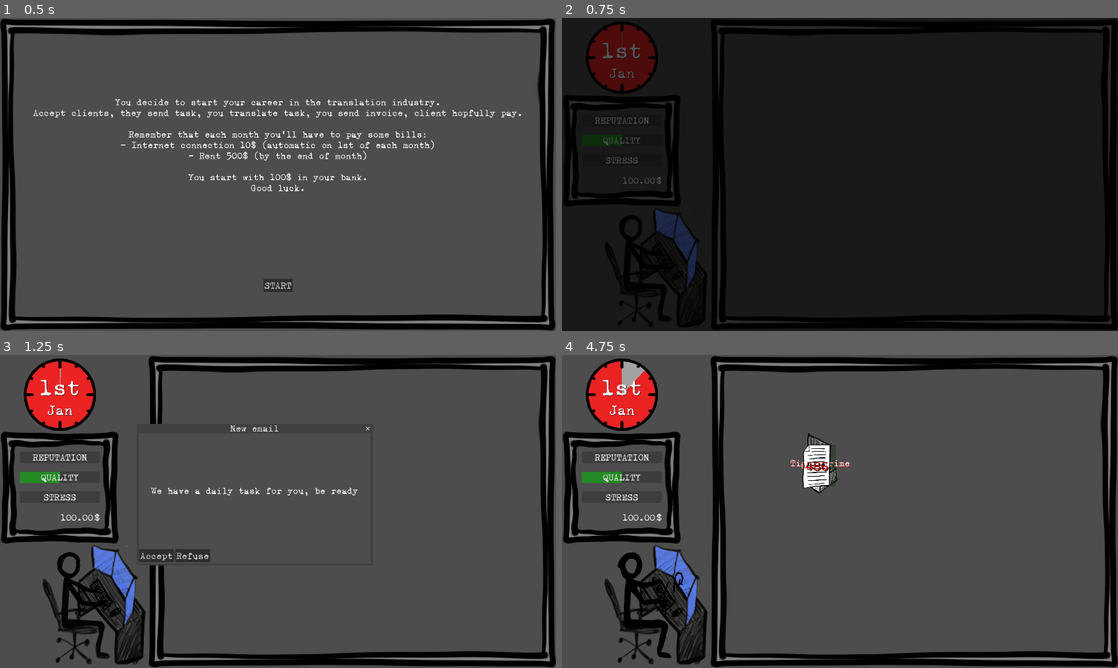
Above: before the commit, frames 1-4 (two rows, left to right).
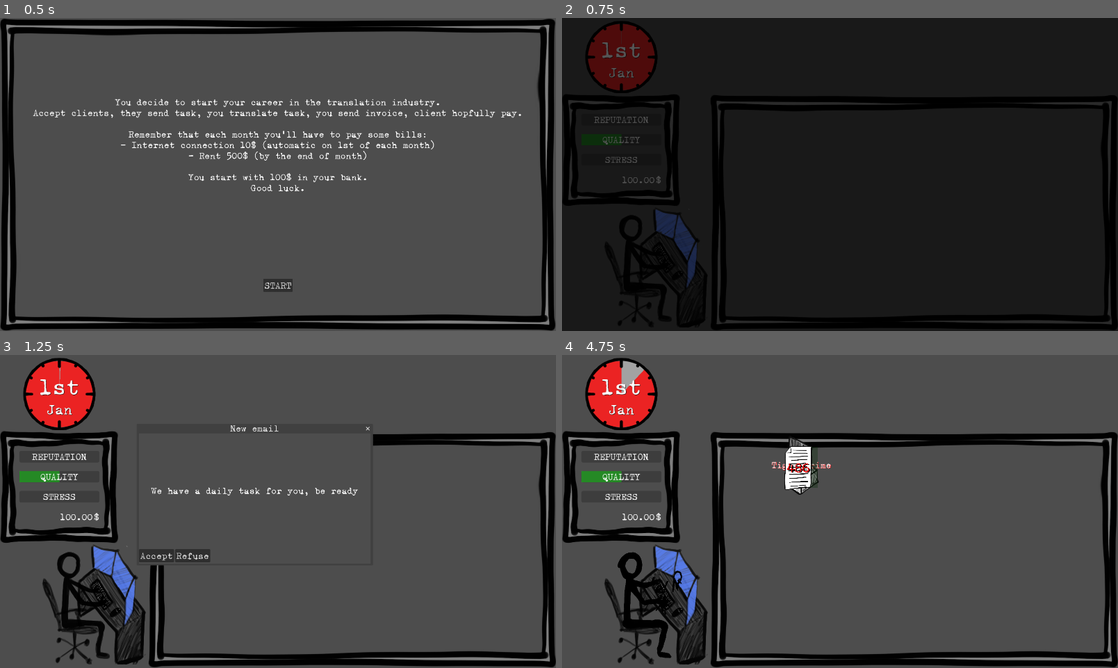
Above: after the commit, the same moments.

Repository: ildede/game-off-2025
Game: Godot game, scene res://scenes/ui/start_screen/start.tscn
The game is run twice, just before and just after one commit, with the same random seed, the same clock (stepped at 60 frames per second) and the same inputs.
Inputs (mouse positions are in pixels of both pictures, inside the frame that each line leads up to; where the layout moved, square brackets give the same spot in the first picture):
- Up to frame 1 (0.5 s): no input
- Up to frame 2 (0.75 s): click "START" at 0.5 s
- Up to frame 3 (1.25 s): no input
- Up to frame 4 (4.75 s): click "Accept" at 1.25 s; click (801, 464) [817, 461] at 2 s; click (801, 464) [817, 461] at 2.75 s; click (801, 464) [817, 461] at 3.5 s; move the mouse to (962, 495) at 4.27 s; click (962, 495) at 4.42 s

Frame 1 is identical in both runs. In frame 2, 5.6% of the frame differs, in the area x 1-100%, y 0-89%; in frame 3, 7.0%; in frame 4, 10%, in the area x 0-100%, y 0-94%.

Commit message:
feat: use world pane screen size to place clients on screen

Diff:
--- a/scenes/ui/main_screen/main.gd
+++ b/scenes/ui/main_screen/main.gd
@@ -95,8 +95,10 @@
 func add_new_client_to_scene(client_info: Models.ClientObject) -> ClientScene:
 	print("[MAIN] add_new_client_to_scene")
 	var client: ClientScene = client_scene.instantiate()
-
-	var client_position = Vector2(randi_range(700, screen[0]-110), randi_range(140, screen[1]-160))
+	var client_position = Vector2(
+		randi_range($WorldPanel.position[0], $WorldPanel.position[0]+$WorldPanel.size[0]),
+		randi_range($WorldPanel.position[1], $WorldPanel.position[1]+$WorldPanel.size[1])
+	)
 	var translator_position = $Translator.global_position
 	client.initialize(client_position, translator_position, client_info)
 	add_child(client)
--- a/scenes/ui/main_screen/main.tscn
+++ b/scenes/ui/main_screen/main.tscn
@@ -10,10 +10,14 @@
 script = ExtResource("1_ig7tw")
 
 [node name="GameInformation" parent="." instance=ExtResource("2_iu1df")]
+offset_left = 0.0
+offset_top = 0.0
+offset_right = 1920.0
+offset_bottom = 656.0
 
 [node name="WorldPanel" type="PanelContainer" parent="."]
 offset_left = 512.0
-offset_top = 1.0
+offset_top = 263.0
 offset_right = 1922.0
 offset_bottom = 1079.0
 
